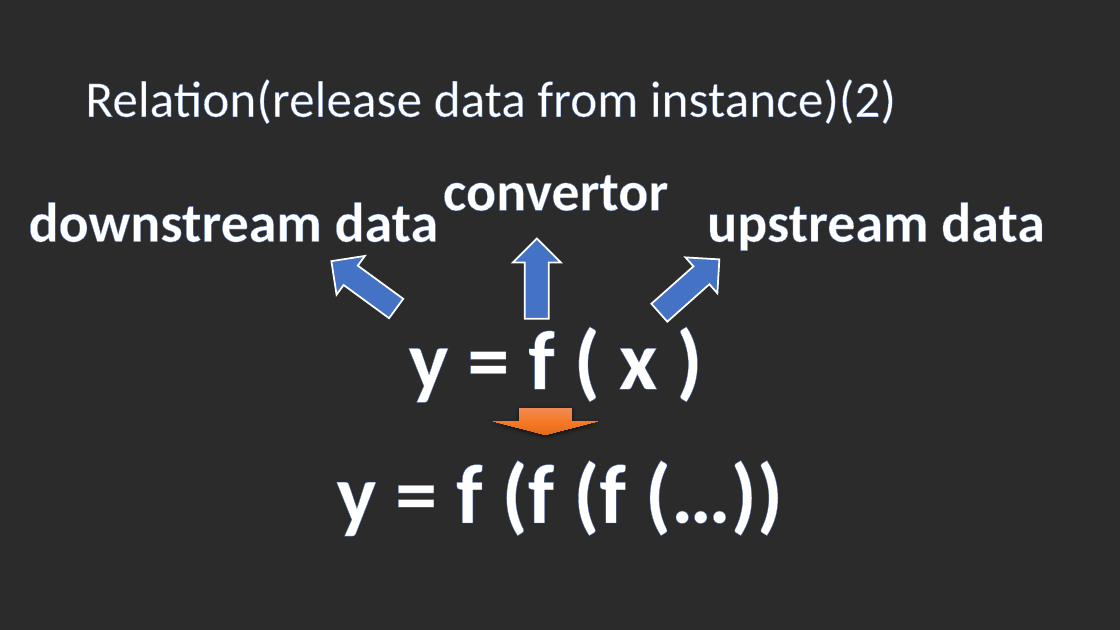
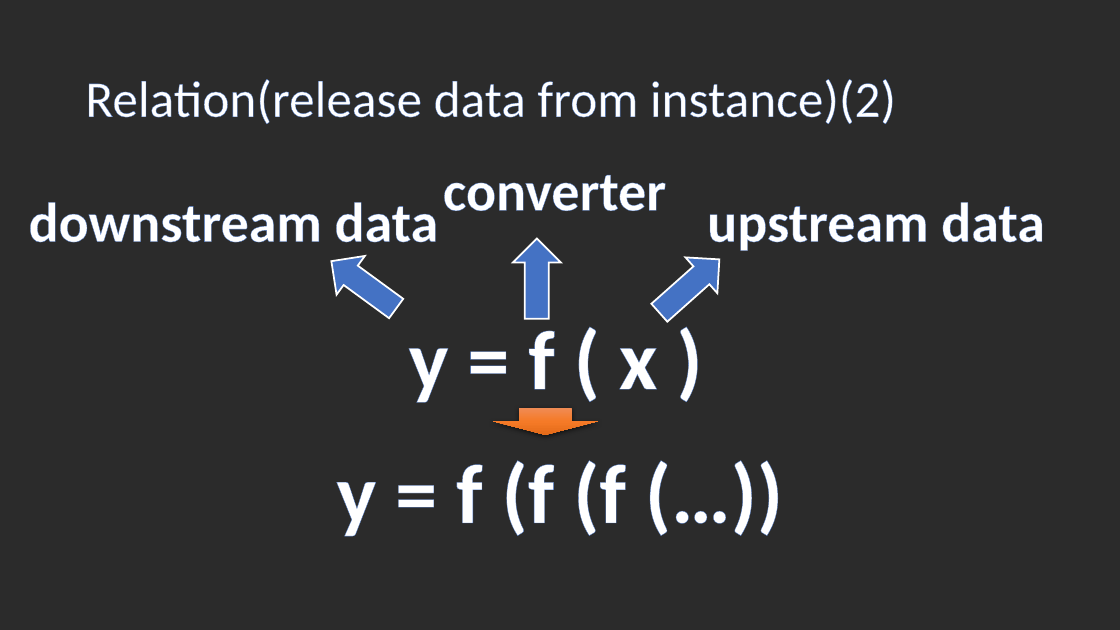
Before and after one commit to llxxbb/Nature, a slide deck: slide 11 of doc/nature.pptx. Drawn at 1120x630 pixels with LibreOffice and Linux fonts; fonts in the diff are those of the drawing; background and template pictures are left out; a plain dark background stands for a picture behind light text. Boxes give left, top, right and bottom in pixels: in the first picture for what was removed or moved away, otherwise in the second. Text is boxed around its words. In the diff, an @@ line names an element or a change of style, - is before the commit and + after.

```diff
--- a/doc/nature.pptx
+++ b/doc/nature.pptx
@@ text at [443, 175, 666, 211]: text changed @@
-convertor
+converter
```
Also in this commit, not shown: 1 other slide changed, 14 other files.
